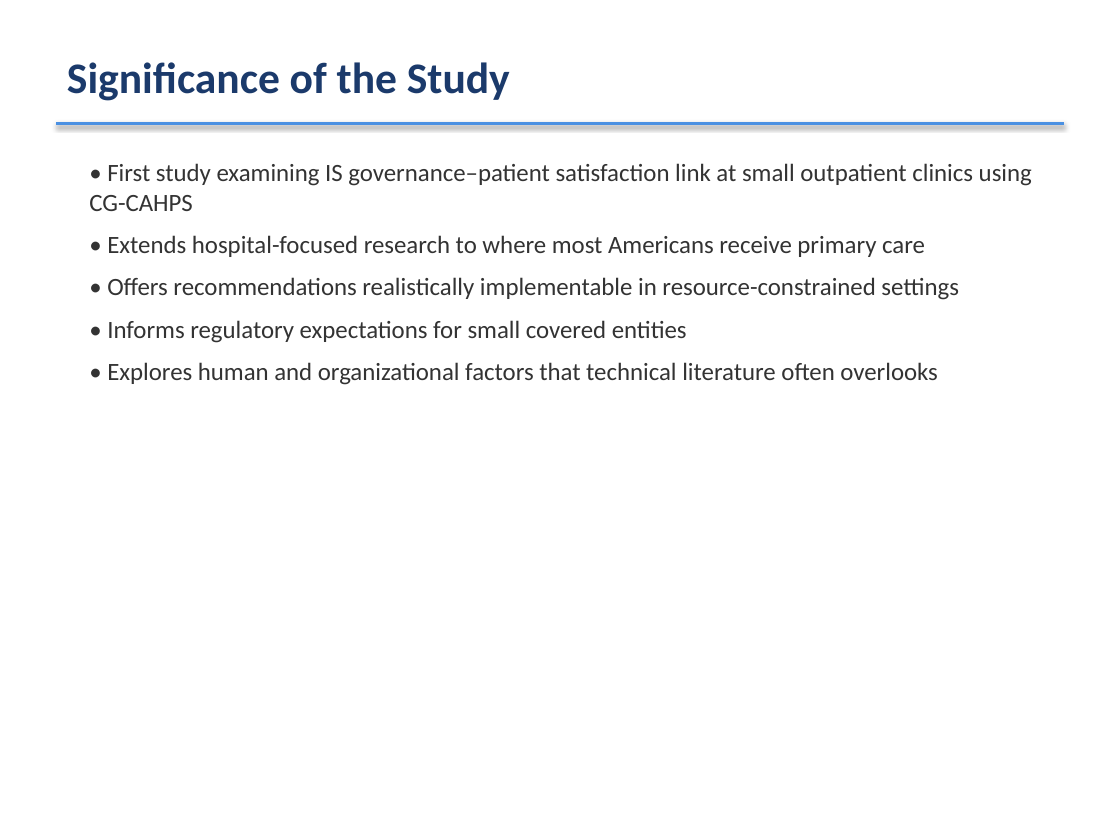
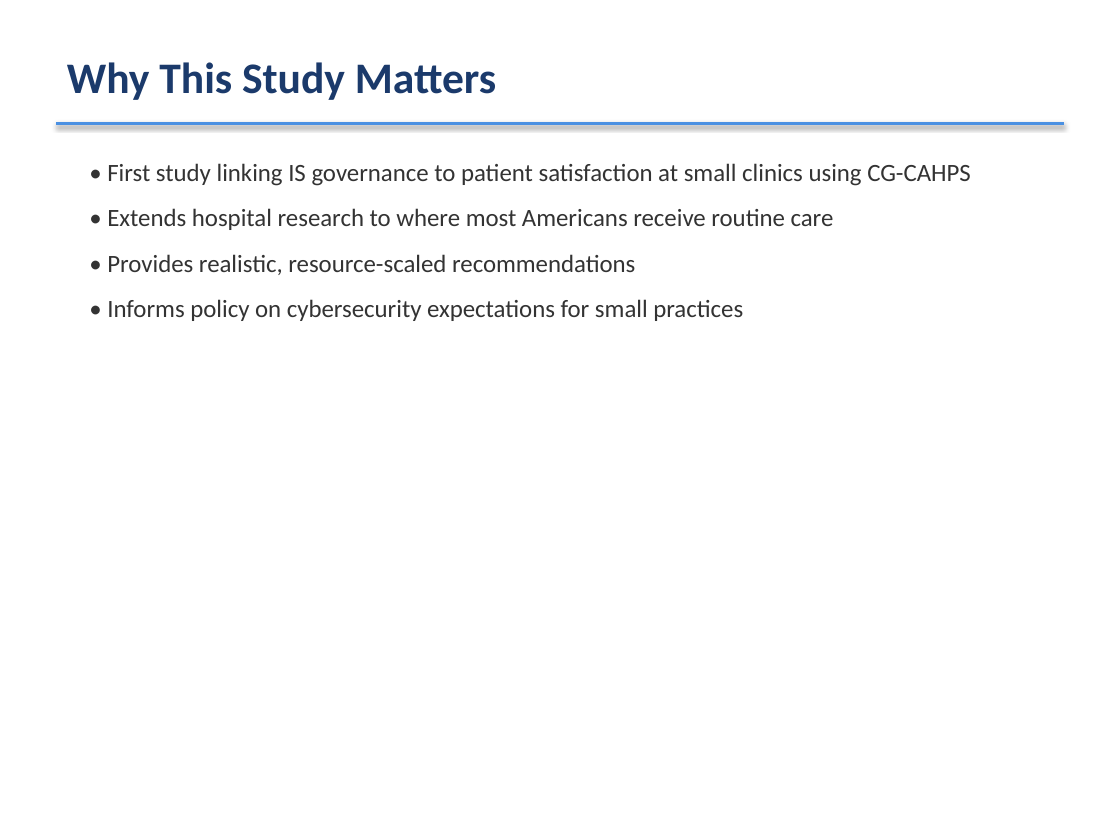
Before and after one commit to CyberNupe/CyberNupe, a slide deck: slide 4 of DRP_Defense_Presentation.pptx (slide 6 before the commit). Drawn at 1120x840 pixels with LibreOffice and Linux fonts; fonts in the diff are those of the drawing. Boxes give left, top, right and bottom in pixels: in the first picture for what was removed or moved away, otherwise in the second. Text is boxed around its words. In the diff, an @@ line names an element or a change of style, - is before the commit and + after.

```diff
--- a/DRP_Defense_Presentation.pptx
+++ b/DRP_Defense_Presentation.pptx
@@ text at (67, 62, 496, 100): text changed @@
-Significance of the Study
+Why This Study Matters
@@ text at (107, 163, 971, 321): text changed @@
-• First study examining IS governance–patient satisfaction link at small outpatient clinics using CG-CAHPS
-• Extends hospital-focused research to where most Americans receive primary care
-• Offers recommendations realistically implementable in resource-constrained settings
-• Informs regulatory expectations for small covered entities
-• Explores human and organizational factors that technical literature often overlooks
+• First study linking IS governance to patient satisfaction at small clinics using CG-CAHPS
+• Extends hospital research to where most Americans receive routine care
+• Provides realistic, resource-scaled recommendations
+• Informs policy on cybersecurity expectations for small practices
```
Also in this commit, not shown: 16 other slides changed, 22 slides removed.
